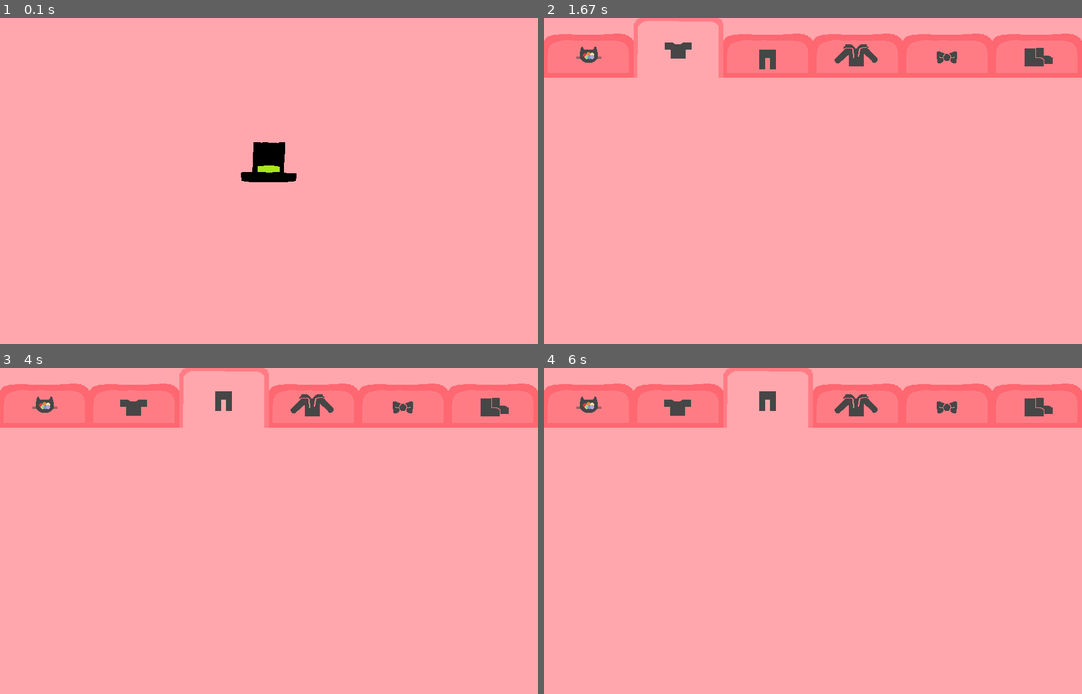
Above: before the commit, frames 1-4 (two rows, left to right).
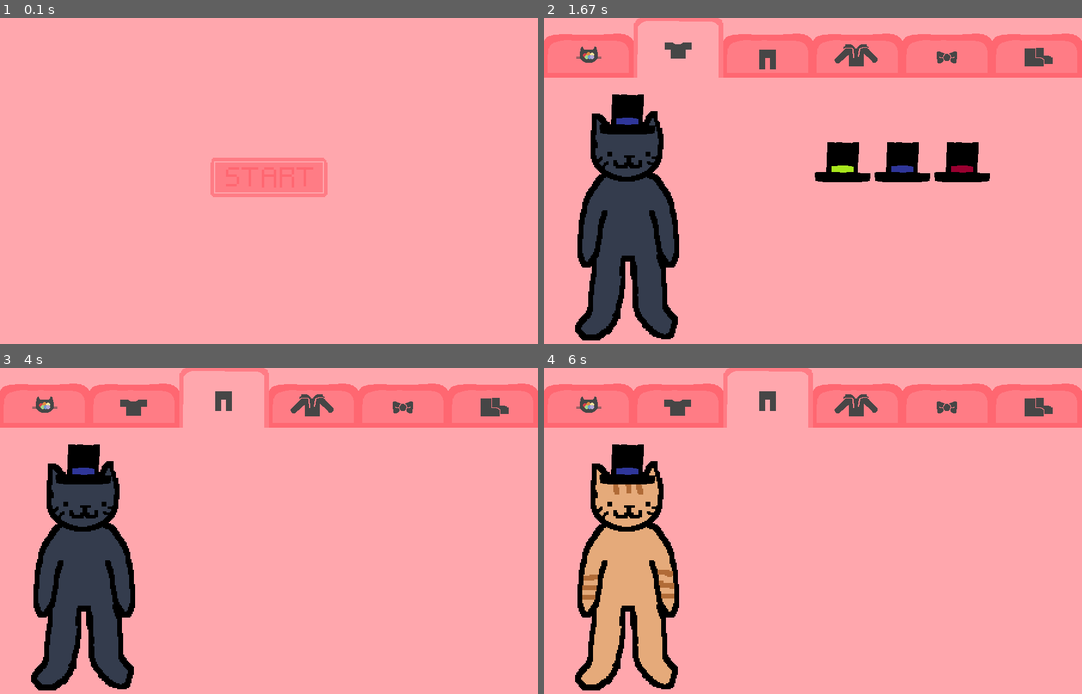
Above: after the commit, the same moments.

Repository: reddwryly/catDressUpPygame
Game: pygame game, started from main.py
Two runs of this game, one before a commit and one after it. Both use one fixed random seed, a clock stepped at 60 frames per second and the inputs below.
Inputs (mouse positions are in pixels of both pictures, inside the frame that each line leads up to):
- Up to frame 1 (0.1 s): no input
- Up to frame 2 (1.67 s): press the mouse at (813, 177) at 0.37 s; move the mouse to (732, 161) at 0.47 s; release the mouse at (646, 141) at 0.6 s; press the mouse at (769, 47) at 0.7 s; move the mouse to (689, 125) at 0.8 s; release the mouse at (613, 203) at 0.93 s; click (705, 70) at 1.05 s; press the mouse at (705, 70) at 1.37 s; move the mouse to (813, 119) at 1.47 s; release the mouse at (920, 171) at 1.6 s
- Up to frame 3 (4 s): click (301, 517) at 1.72 s; press the mouse at (398, 517) at 2.03 s; move the mouse to (312, 517) at 2.13 s; release the mouse at (220, 517) at 2.27 s; press the mouse at (365, 583) at 2.37 s; move the mouse to (349, 511) at 2.47 s; release the mouse at (328, 436) at 2.6 s; press the mouse at (494, 397) at 2.7 s; move the mouse to (473, 469) at 2.8 s; release the mouse at (457, 540) at 2.93 s; click (312, 397) at 3.05 s; press the mouse at (494, 397) at 3.37 s; move the mouse to (333, 514) at 3.47 s; release the mouse at (166, 635) at 3.6 s; press the mouse at (312, 397) at 3.7 s; move the mouse to (279, 413) at 3.8 s; release the mouse at (247, 426) at 3.93 s
- Up to frame 4 (6 s): press the mouse at (678, 397) at 4.03 s; move the mouse to (651, 407) at 4.13 s; release the mouse at (624, 416) at 4.27 s; press the mouse at (942, 517) at 4.37 s; move the mouse to (925, 586) at 4.47 s; release the mouse at (909, 654) at 4.6 s; press the mouse at (877, 517) at 4.7 s; move the mouse to (748, 553) at 4.8 s; release the mouse at (613, 589) at 4.93 s; press the mouse at (909, 583) at 5.03 s; move the mouse to (866, 566) at 5.13 s; release the mouse at (818, 550) at 5.27 s; press the mouse at (1038, 397) at 5.37 s; move the mouse to (861, 426) at 5.47 s; release the mouse at (689, 456) at 5.6 s; press the mouse at (769, 397) at 5.7 s; move the mouse to (764, 482) at 5.8 s; release the mouse at (764, 570) at 5.93 s

The runs differ from the first frame. In frame 1, 2.7% of the frame differs, in the area x 39-61%, y 38-55%; in frame 2, 13%, in the area x 5-83%, y 23-99%; in frame 3, 10%; in frame 4, 10%.

Commit message:
savesCharacterThroughStateManager

Diff:
--- a/main.py
+++ b/main.py
@@ -13,7 +13,7 @@
 FPS = 60
 
 #load images
-start = pygame.image.load(r'asset\hats\0.png')
+start = pygame.transform.scale_by(pygame.image.load(r'asset\button\start.png'), 2)
 
 ColorTabSelected = pygame.image.load(r'asset\tabs\selectedColor.png')
 ColorTabUnselected = pygame.image.load(r'asset\tabs\unselectedColor.png')
@@ -28,9 +28,9 @@
 ShoesTabSelected = pygame.image.load(r'asset\tabs\selectedShoes.png')
 ShoesTabUnselected = pygame.image.load(r'asset\tabs\unselectedShoes.png')
 
-furColorPickerGreen = pygame.image.load(r'asset\hats\0.png')
-furColorPickerPurple = pygame.image.load(r'asset\hats\1.png')
-furColorPickerRed = pygame.image.load(r'asset\hats\2.png')
+shirtPickerGreen = pygame.image.load(r'asset\hats\0.png')
+shirtPickerPurple = pygame.image.load(r'asset\hats\1.png')
+shirtPickerRed = pygame.image.load(r'asset\hats\2.png')
 
 characterGreen = pygame.image.load(r'asset/character/0.png')
 characterPurple = pygame.image.load(r'asset/character/1.png')
@@ -72,7 +72,7 @@
         return action
 
 #creating buttons
-startButton = Button(400, 200, start)
+startButton = Button(350, 170, start)
 ColorTabSelectedB = Button(0,0, ColorTabSelected)
 ColorTabUnselectedB = Button(0,0, ColorTabUnselected)
 ShirtTabSelectedB = Button(150,0, ShirtTabSelected)
@@ -86,9 +86,9 @@
 ShoesTabSelectedB = Button(750,0, ShoesTabSelected)
 ShoesTabUnselectedB = Button(750,0, ShoesTabUnselected)
 
-furColorPickerGreenB = Button(450,200, furColorPickerGreen)
-furColorPickerPurpleB = Button(550,200, furColorPickerPurple)
-furColorPickerRedB = Button(650,200, furColorPickerRed)
+shirtPickerGreenB = Button(450,200, shirtPickerGreen)
+shirtPickerPurpleB = Button(550,200, shirtPickerPurple)
+shirtPickerRedB = Button(650,200, shirtPickerRed)
 
 blackCatSelectB = Button(400,200, blackCatSelect)
 brownCatSelectB = Button(510,200, brownCatSelect)
@@ -105,11 +105,25 @@
         if startButton.draw():
             self.gameStateManager.set_state('Color')
 
-class Color:
-    def __init__(self, display, gameStateManager):
-        self.display = display
-        self.gameStateManager = gameStateManager
-
+class drawCharacter:
+    def __init__(self, display, characterDraw):
+        self.display = display
+        self.characterDraw = characterDraw
+    def draw(self):
+        self.display.blit((pygame.transform.scale_by(self.gameStateManager.getCharacterDraw(), 2)), (40, 150))
+
+class drawShirt:
+    def __init__(self, display, shirtDraw):
+        self.display = display
+        self.shirtDraw = shirtDraw
+    def draw(self):
+        self.display.blit(self.gameStateManager.getShirtDraw(), (90, 120))
+
+class Color(drawCharacter):
+    def __init__(self, display, gameStateManager, characterDraw):
+        super().__init__(display, characterDraw)
+        self.gameStateManager = gameStateManager
+        characterDraw = gameStateManager.getCharacterDraw()
     def run(self):
         ColorTabSelectedB.draw()
         if ShirtTabUnselectedB.draw():
@@ -123,21 +137,21 @@
         if ShoesTabUnselectedB.draw():
             self.gameStateManager.set_state('Shoes')
         if blackCatSelectB.draw():
-            self.characterDraw = pygame.image.load(r'asset/character/black.png')
+            self.gameStateManager.setCharacterDraw(pygame.image.load(r'asset/character/black.png'))
         if brownCatSelectB.draw():
-            self.characterDraw = pygame.image.load(r'asset/character/brown.png')
+            self.gameStateManager.setCharacterDraw(pygame.image.load(r'asset/character/brown.png'))
         if calicoCatSelectB.draw():
-            self.characterDraw = pygame.image.load(r'asset/character/calico.png')
+            self.gameStateManager.setCharacterDraw(pygame.image.load(r'asset/character/calico.png'))
         if orangeCatSelectB.draw():
-            self.characterDraw = pygame.image.load(r'asset/character/orange.png')
+            self.gameStateManager.setCharacterDraw(pygame.image.load(r'asset/character/orange.png'))
         if whiteCatSelectB.draw():
-            self.characterDraw = pygame.image.load(r'asset/character/white.png')
+            self.gameStateManager.setCharacterDraw(pygame.image.load(r'asset/character/white.png'))
         drawCharacter.draw(self)
 
-class Shirt:
-    def __init__(self, display, gameStateManager):
-        self.display = display
-        self.gameStateManager = gameStateManager
+class Shirt(Color, drawShirt):
+    def __init__(self, display, gameStateManager, shirtDraw):
+        super().__init__(display, gameStateManager, shirtDraw)
+        shirtDraw = gameStateManager.getCharacterDraw()
     def run(self):
         ShirtTabSelectedB.draw()
         if ColorTabUnselectedB.draw():
@@ -150,11 +164,19 @@
             self.gameStateManager.set_state('Accessories')
         if ShoesTabUnselectedB.draw():
             self.gameStateManager.set_state('Shoes')
-
-class Pants:
-    def __init__(self, display, gameStateManager):
-        self.display = display
-        self.gameStateManager = gameStateManager
+        if shirtPickerGreenB.draw():
+            self.gameStateManager.setShirtDraw(pygame.image.load(r'asset/hats/0.png'))
+        if shirtPickerPurpleB.draw():
+            self.gameStateManager.setShirtDraw(pygame.image.load(r'asset/hats/1.png'))
+        if shirtPickerRedB.draw():
+            self.gameStateManager.setShirtDraw(pygame.image.load(r'asset/hats/2.png'))
+        drawCharacter.draw(self)
+        drawShirt.draw(self)
+
+class Pants(Shirt):
+    def __init__(self, display, gameStateManager, shirtDraw):
+        super().__init__(display, gameStateManager, shirtDraw)
+        shirtDraw = gameStateManager.getShirtDraw()
     def run(self):
         PantsTabSelectedB.draw()
         if ColorTabUnselectedB.draw():
@@ -167,6 +189,8 @@
             self.gameStateManager.set_state('Accessories')
         if ShoesTabUnselectedB.draw():
             self.gameStateManager.set_state('Shoes')
+        drawCharacter.draw(self)
+        drawShirt.draw(self)
 
 class Sweater:
     def __init__(self, display, gameStateManager):
@@ -222,30 +246,37 @@
 class GameStateManager:
     def __init__(self, currentState):
         self.currentState = currentState
+        self.characterDraw = pygame.image.load(r'asset/character/black.png')
+        self.shirtDraw = pygame.image.load(r'asset/hats/0.png')
+
     def get_state(self):
         return self.currentState
     def set_state(self, state):
         self.currentState = state
-
-class drawCharacter(Color, Shirt):
-    def __init__(self, display, characterDraw):
-        super().__init__(display)
-        self.characterDraw = characterDraw
-    def draw(self):
-        self.display.blit((pygame.transform.scale_by(self.characterDraw, 2)), (40, 150))
+    def getCharacterDraw(self):
+        return self.characterDraw
+    def setCharacterDraw(self, character):
+        self.characterDraw = character
+    def getShirtDraw(self):
+        return self.shirtDraw
+    def setShirtDraw(self, character):
+        self.shirtDraw = character
 
 class Game:
     def __init__(self):
         pygame.init()
         self.screen = pygame.display.set_mode((SCREEN_WIDTH, SCREEN_HEIGHT))
         self.clock = pygame.time.Clock()
-        pygame.display.set_caption("Dress Up Cat")
-
+        pygame.display.set_caption("Cat Dress Up")
+
+        self.characterDraw = blackCat
+        self.shirtDraw = shirtPickerGreen
         self.gameStateManager = GameStateManager('start')
+
         self.start = Start(self.screen, self.gameStateManager)
-        self.Color = Color(self.screen, self.gameStateManager)
-        self.Shirt = Shirt(self.screen, self.gameStateManager)
-        self.Pants = Pants(self.screen, self.gameStateManager)
+        self.Color = Color(self.screen, self.gameStateManager, self.characterDraw)
+        self.Shirt = Shirt(self.screen, self.gameStateManager, self.shirtDraw)
+        self.Pants = Pants(self.screen, self.gameStateManager, self.shirtDraw)
         self.Sweater = Sweater(self.screen, self.gameStateManager)
         self.Accessories = Accessories(self.screen, self.gameStateManager)
         self.Shoes = Shoes(self.screen, self.gameStateManager)
Binary file added: asset/button/start.png
